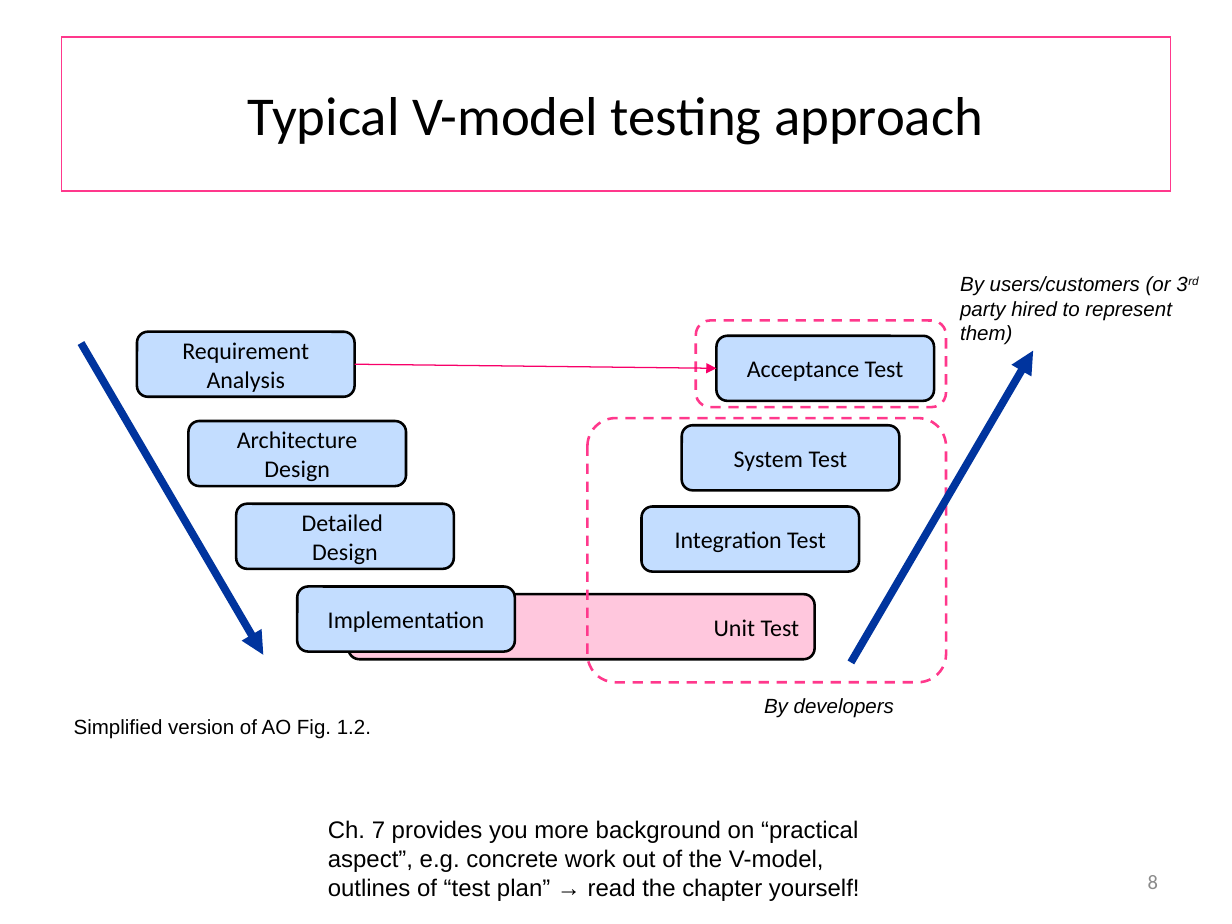
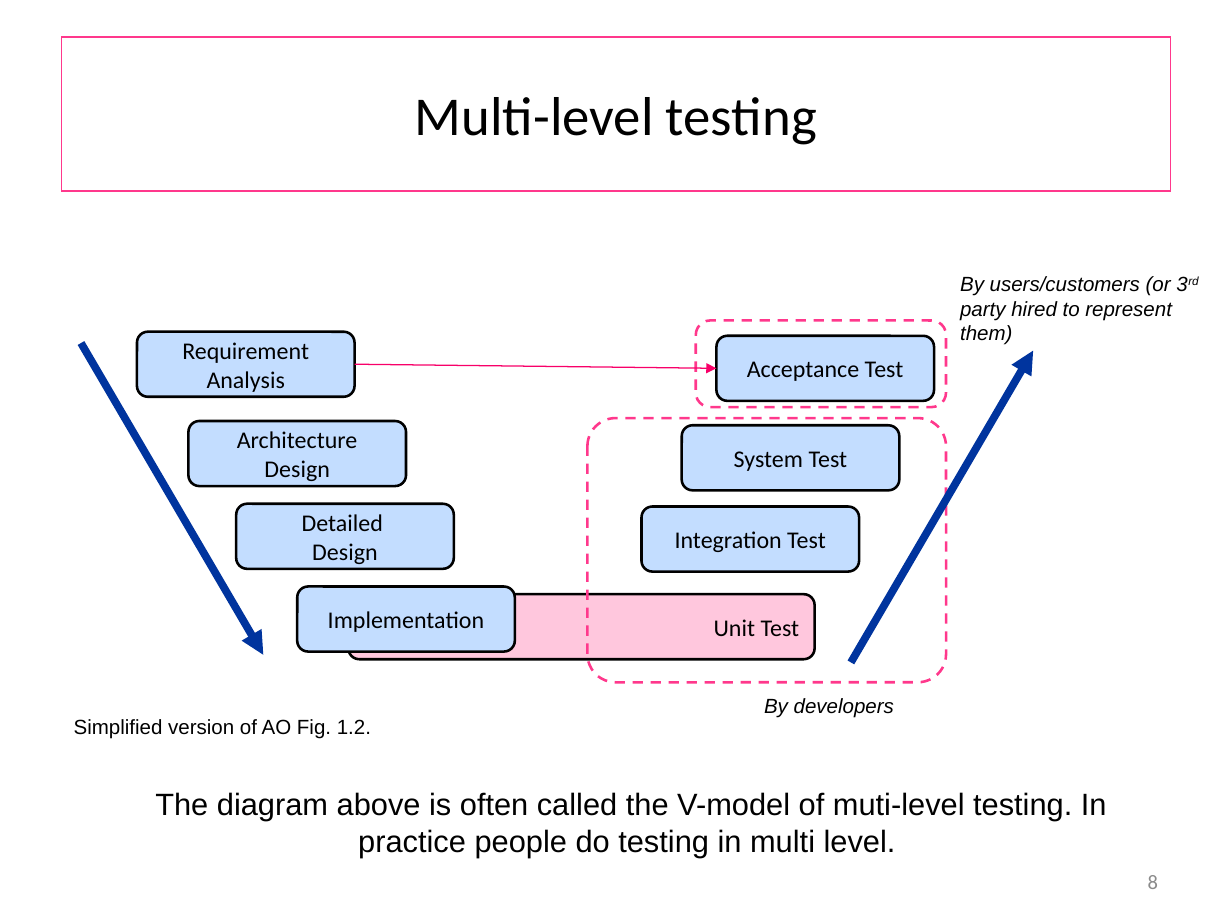
Before and after one commit to wooshrow/b3stv, a slide deck: slide 8 of slides/ut.pptx. Drawn at 1232x924 pixels with LibreOffice and Linux fonts; fonts in the diff are those of the drawing. Boxes give left, top, right and bottom in pixels: in the first picture for what was removed or moved away, otherwise in the second. Text is boxed around its words. In the diff, an @@ line names an element or a change of style, - is before the commit and + after.

```diff
--- a/slides/ut.pptx
+++ b/slides/ut.pptx
@@ title at (415,97,817,145): text changed @@
-Typical V-model testing approach
+Multi-level testing
@@ text added at (155,792,1107,857), 18 pt, text #000000 @@
+The diagram above is often called the V-model of muti-level testing. In practice people do testing in multi level.
@@ text removed at (328,820,860,901) @@
-Ch. 7 provides you more background on “practical aspect”, e.g. concrete work out of the V-model, outlines of “test plan” → read the chapter yourself!
```
Also in this commit, not shown: 14 other slides changed, 2 slides added, 7 other files.
